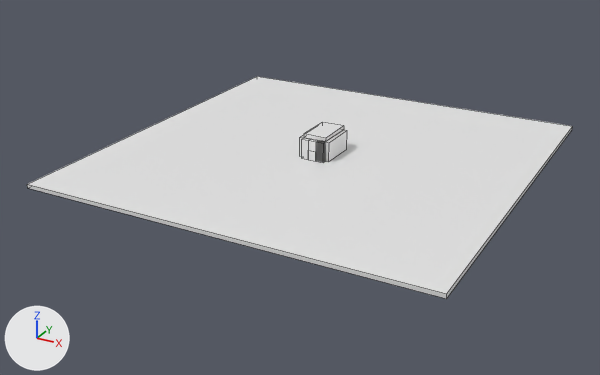
Renders of the Blender file Resources/Json/OutsideStage.blend from each side of a commit.
Before and after are seen from a 50 mm camera at (88.1, -172.4, 75.8) aimed at (-1.0, -10.4, -5.2). Lighting does not change. The marker at lower left points along +X, +Y and +Z. Mesh edges are drawn as thin lines.

In view in the first picture: 'BigFloor', 'Wall.001'.
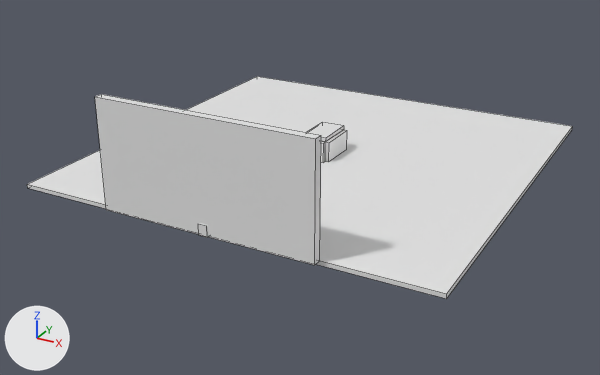
Boxes (x1, y1, x2, y2) around the edits, measured in the pictures (600 x 375 px):
'立方体.002', moved, rescaled (not visible before): after (95, 94, 321, 265)
'BigFloor', unchanged, covered by the edit: before (27, 76, 573, 299)
'Floor', unchanged, uncovered by the edit: before (304, 122, 344, 142); after (27, 76, 573, 299)

Patch to the scene script:
```diff
--- a/Resources/Json/OutsideStage.blend.py
+++ b/Resources/Json/OutsideStage.blend.py
@@ ob_立方体_002 @@
 ob_立方体_002 = bpy.data.objects.new('立方体.002', me_立方体_006)
-ob_立方体_002.location = (2.0, -5.5, 3.0)
-ob_立方体_002.scale = (1.0, 0.5, 2.5)
+ob_立方体_002.location = (0.0, -51.0, 13.0)
+ob_立方体_002.scale = (25.0, 1.0, 12.5)
```
